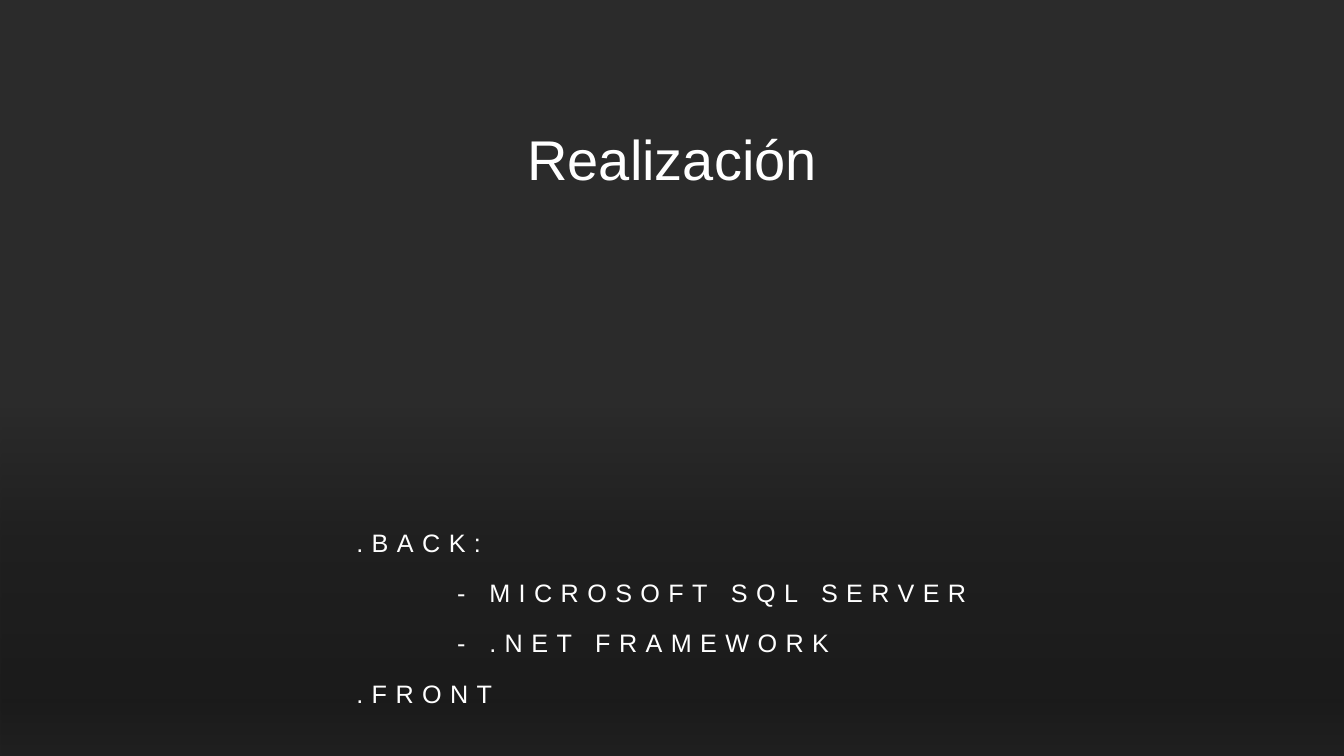
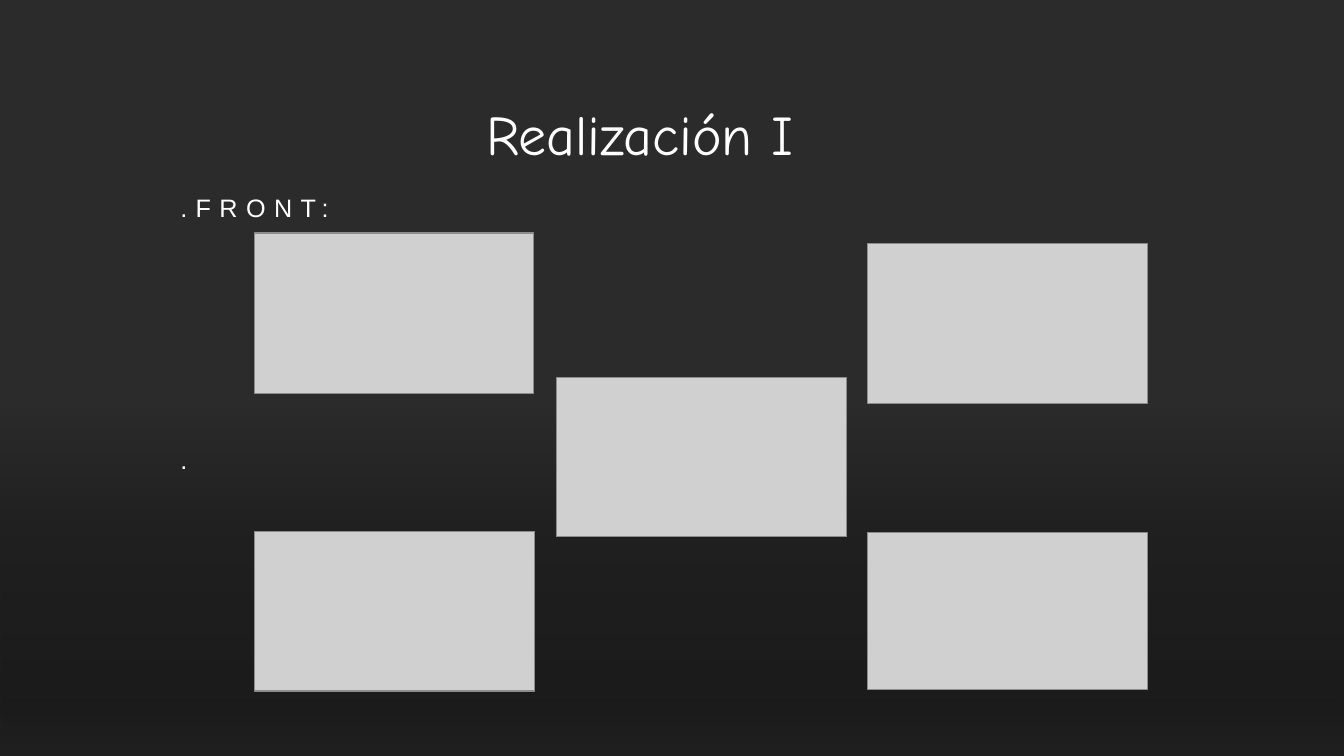
Before and after one commit to pablopeerezm/AlmacenSistemas, a slide deck: slide 3 of PresentacionAlmacen.pptx. Drawn at 1344x756 pixels with LibreOffice and Linux fonts; fonts in the diff are those of the drawing; grey boxes stand for pictures; background and template pictures are left out; a plain dark background stands for a picture behind light text. Boxes give left, top, right and bottom in pixels: in the first picture for what was removed or moved away, otherwise in the second. Text is boxed around its words. In the diff, an @@ line names an element or a change of style, - is before the commit and + after.

```diff
--- a/PresentacionAlmacen.pptx
+++ b/PresentacionAlmacen.pptx
@@ title at <box>486,113,793,156</box>: text changed; font Arial to Comic Neue @@
-Realización
+Realización I
@@ picture added at <box>255,233,534,393</box> @@
@@ picture added at <box>868,243,1147,403</box> @@
@@ picture added at <box>557,378,847,537</box> @@
@@ picture added at <box>255,531,535,692</box> @@
@@ subtitle at <box>356,534,966,704</box>: text changed @@
-.BACK:
-- MICROSOFT SQL SERVER
-- .NET FRAMEWORK
-.FRONT
+.FRONT:
+.
@@ picture added at <box>868,533,1147,690</box> @@
```
Also in this commit, not shown: 2 other slides changed, 1 slide added, 1 slide removed.
